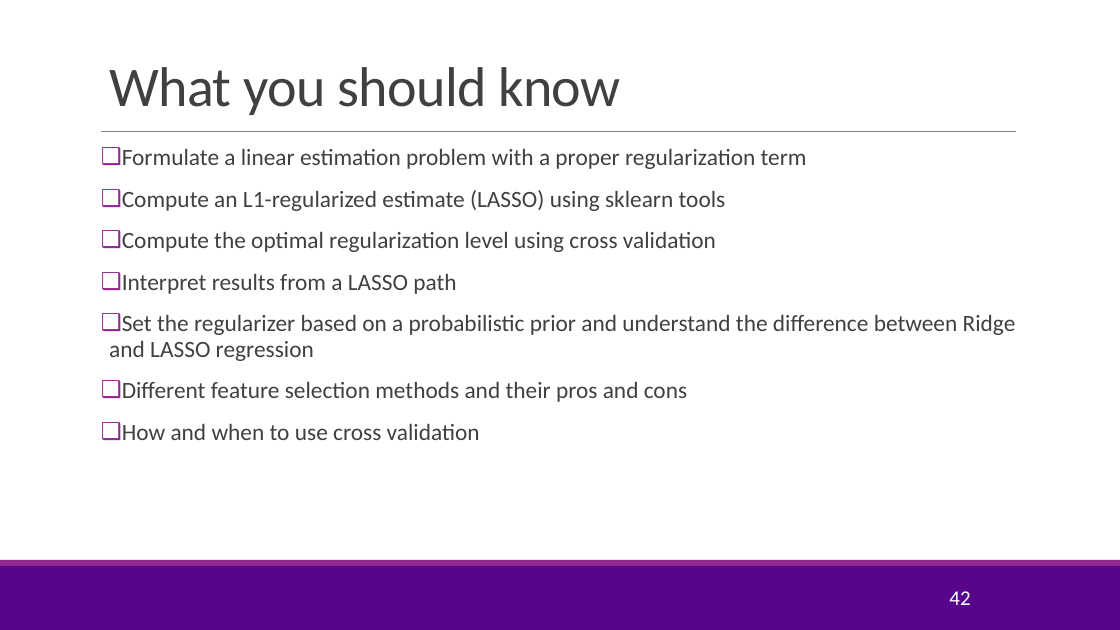
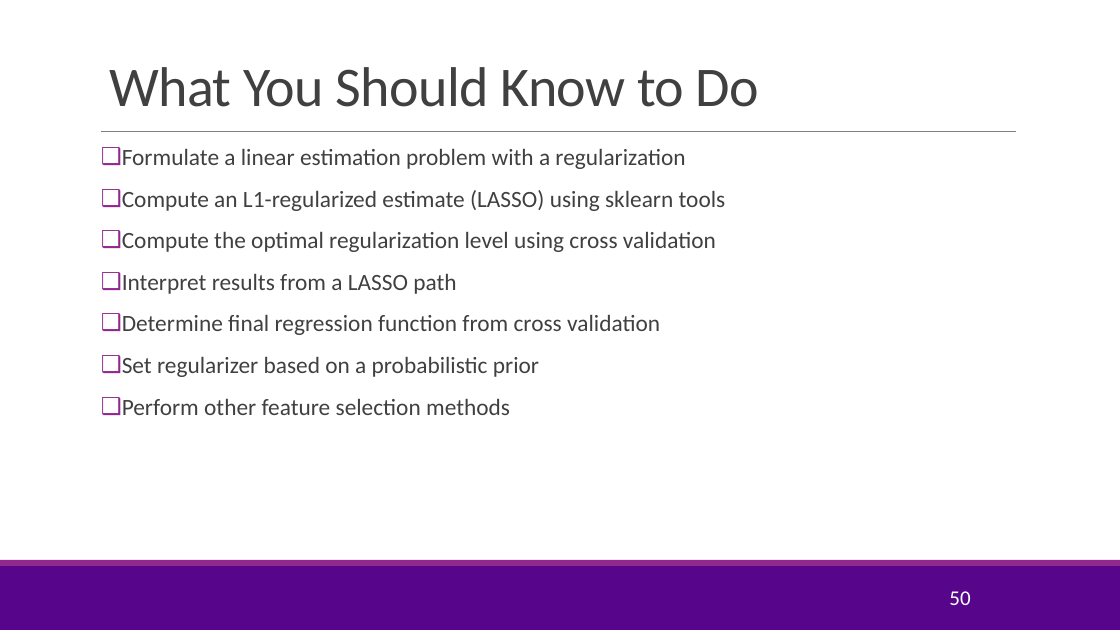
Before and after one commit to sdrangan/introml, a slide deck: slide 50 of lectures/Lect05_Lasso.pptx (slide 42 before the commit). Drawn at 1120x630 pixels with LibreOffice and Linux fonts; fonts in the diff are those of the drawing; background and template pictures are left out. Boxes give left, top, right and bottom in pixels: in the first picture for what was removed or moved away, otherwise in the second. Text is boxed around its words. In the diff, an @@ line names an element or a change of style, - is before the commit and + after.

```diff
--- a/lectures/Lect05_Lasso.pptx
+++ b/lectures/Lect05_Lasso.pptx
@@ title at (109,67,759,107): text changed @@
-What you should know
+What You Should Know to Do
@@ text at (122,149,685,169): text changed @@
-❑ Formulate a linear estimation problem with a proper regularization term
+❑ Formulate a linear estimation problem with a regularization
@@ text at (122,315,660,415): text changed @@
-❑ Set the regularizer based on a probabilistic prior and understand the difference between Ridge and LASSO regression
-❑ Different feature selection methods and their pros and cons
-❑ How and when to use cross validation
+❑ Determine final regression function from cross validation
+❑ Set regularizer based on a probabilistic prior
+❑ Perform other feature selection methods
@@ page number at (949,591,970,605): text changed @@
-42
+50
```
Also in this commit, not shown: 11 other slides changed, 11 slides added, 3 slides removed, 3 other files.
